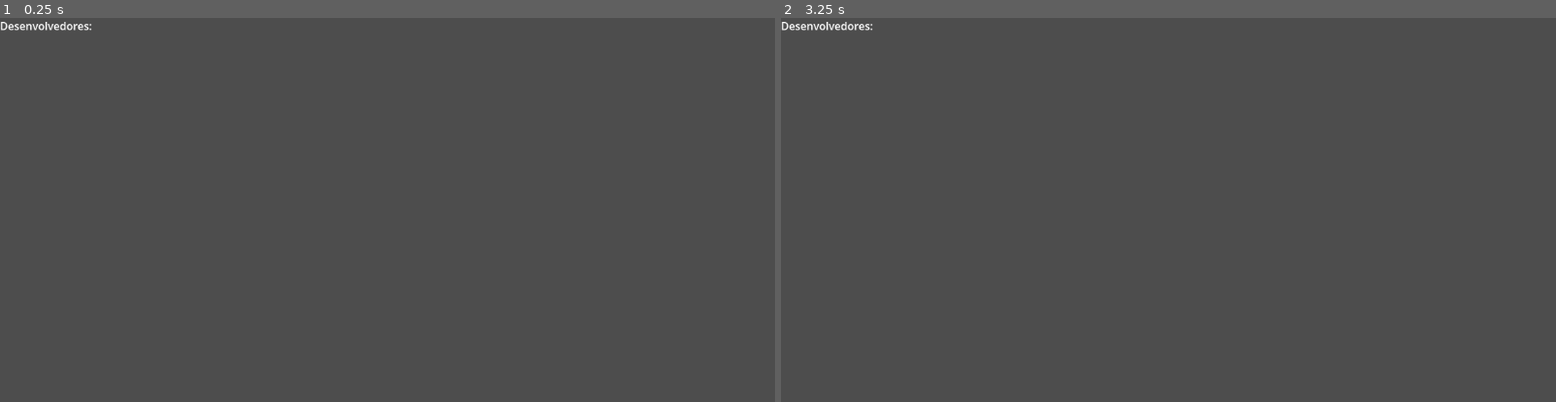
Above: before the commit, frames 1-2 (left to right).
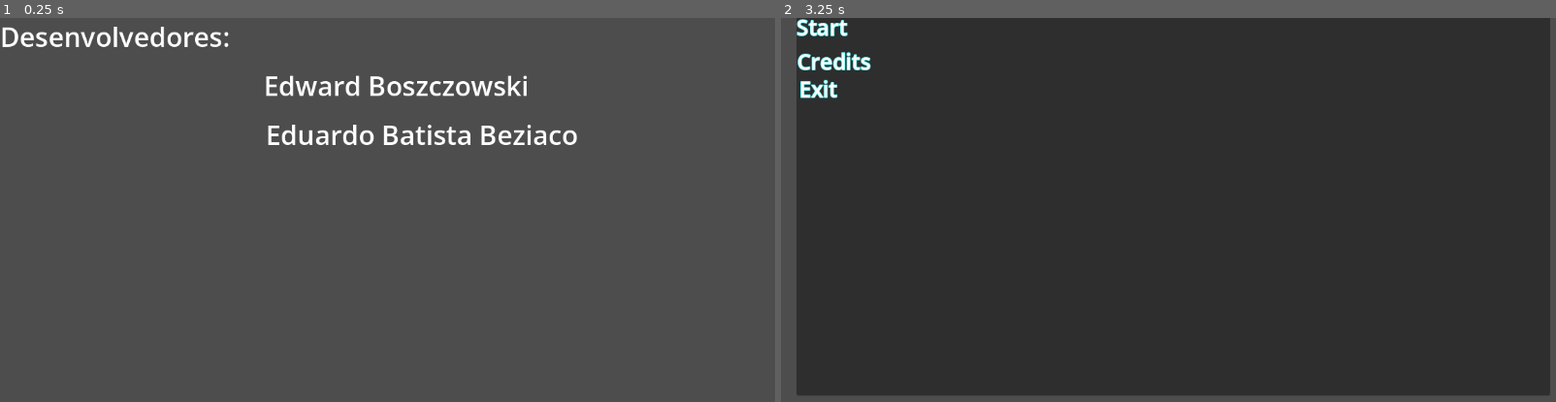
Above: after the commit, the same moments.

Repository: acesolucoes/godot-clicker
Game: Godot game, scene res://Scenes/credits/credits.tscn
Two runs of this game, one before a commit and one after it. Both use one fixed random seed, a clock stepped at 60 frames per second and the inputs below. This scene is started directly instead of the project's main scene.
Inputs (mouse positions are in pixels of both pictures, inside the frame that each line leads up to):
- Up to frame 1 (0.25 s): no input
- Up to frame 2 (3.25 s): tap Enter at 0.5, 2 s; move the mouse to (1339, 213) at 0.52 s; click (1339, 213) at 0.67 s; tap Space at 1.25, 2.75 s; move the mouse to (1013, 256) at 1.27 s; click (1013, 256) at 1.42 s; move the mouse to (1246, 140) at 2.02 s; click (1246, 140) at 2.17 s; move the mouse to (1129, 321) at 2.77 s; click (1129, 321) at 2.92 s

The runs differ from the first frame. In frame 1, 2.5% of the frame differs, in the area x 0-75%, y 1-34%; in frame 2, 96%, in the area x 0-100%, y 0-99%.

Commit message:
adding credits scene

Diff:
--- a/Scenes/credits/credits.tscn
+++ b/Scenes/credits/credits.tscn
@@ -1,4 +1,9 @@
 [gd_scene format=3 uid="uid://capras1ql7g40"]
+
+[ext_resource type="Script" uid="uid://crdpvl0k6sa46" path="res://Scripts/credits/credits_scene.gd" id="1_smoqs"]
+
+[sub_resource type="LabelSettings" id="LabelSettings_o07tt"]
+font_size = 40
 
 [node name="Control" type="Control" unique_id=296464145]
 layout_mode = 3
@@ -7,9 +12,29 @@
 anchor_bottom = 1.0
 grow_horizontal = 2
 grow_vertical = 2
+script = ExtResource("1_smoqs")
 
 [node name="Label" type="Label" parent="." unique_id=1353629814]
 layout_mode = 0
 offset_right = 40.0
 offset_bottom = 23.0
 text = "Desenvolvedores:"
+label_settings = SubResource("LabelSettings_o07tt")
+
+[node name="Label2" type="Label" parent="." unique_id=458925133]
+layout_mode = 0
+offset_left = 392.0
+offset_top = 73.0
+offset_right = 734.0
+offset_bottom = 128.0
+text = "Edward Boszczowski"
+label_settings = SubResource("LabelSettings_o07tt")
+
+[node name="Label3" type="Label" parent="." unique_id=782695848]
+layout_mode = 0
+offset_left = 395.0
+offset_top = 146.0
+offset_right = 789.0
+offset_bottom = 201.0
+text = "Eduardo Batista Beziaco"
+label_settings = SubResource("LabelSettings_o07tt")
--- a/Scripts/credits.gd
+++ b/Scripts/credits.gd
@@ -1,8 +1,8 @@
 extends Label
 
-var level2 = preload("res://Scenes/level.tscn")
+var creditScene = preload("res://Scenes/credits/credits.tscn")
 
 func _gui_input(event):
 	if event is InputEventMouseButton:
 		if event.pressed:
-			get_tree().change_scene_to_packed(level2)
+			get_tree().change_scene_to_packed(creditScene)
--- /dev/null
+++ b/Scripts/credits/credits_scene.gd
@@ -0,0 +1,5 @@
+extends Control
+
+func _ready():
+	await get_tree().create_timer(3.0).timeout
+	get_tree().change_scene_to_file("res://Scenes/main.tscn")
Not shown, added: Scripts/credits/credits_scene.gd.uid
